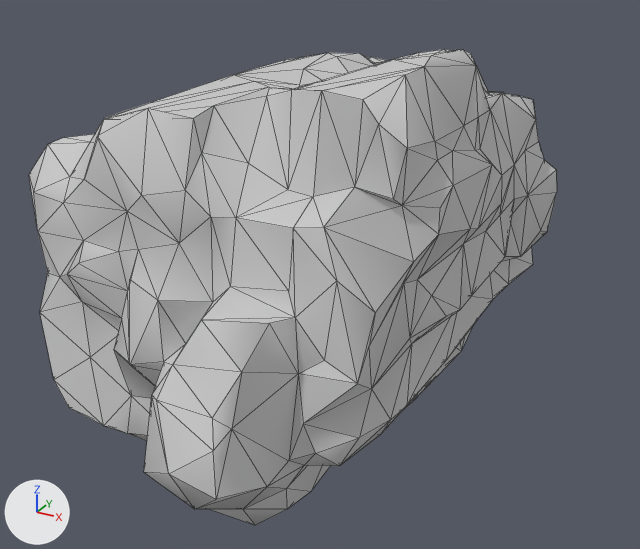
The FBX model Assets/Graph/Meshes/TERRAIN/SM_rock_L_B_LOD2.fbx: old version first, new version second.
One viewpoint serves both versions: a camera (50 mm lens) standing at (16.2, -110.8, 9.3) and looking at (4.5, -89.6, -1.4). Every picture has the same lights, and +X, +Y and +Z are marked at lower left. Both versions are drawn at frame 1 of the action 'Take 001'; the numbers are the values there. Mesh edges are drawn as thin lines.

The first picture shows 'SM_rock_L_B_LOD2'.
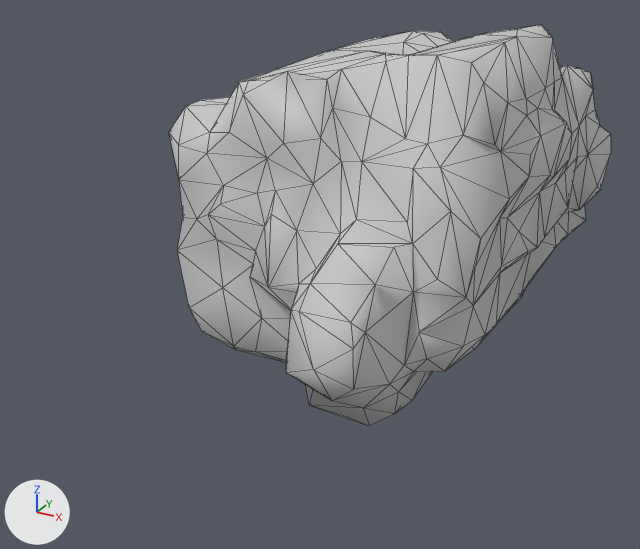
Where the change shows, as pixel boxes [x1, y1, x2, y2] in the pictures (640 x 549 px):
```json
{"object": "SM_rock_L_B_LOD2", "change": "moved", "before": [29, 49, 557, 525], "after": [169, 25, 611, 425]}
```

Scene script edits in JSON lines:
```json
{"op": "set", "path": "ob_sm_rock_l_b_lod2.location", "old": "(4.76, -91.1, 0.0)", "new": "(5.26, -86.06, 0.0)"}
```
